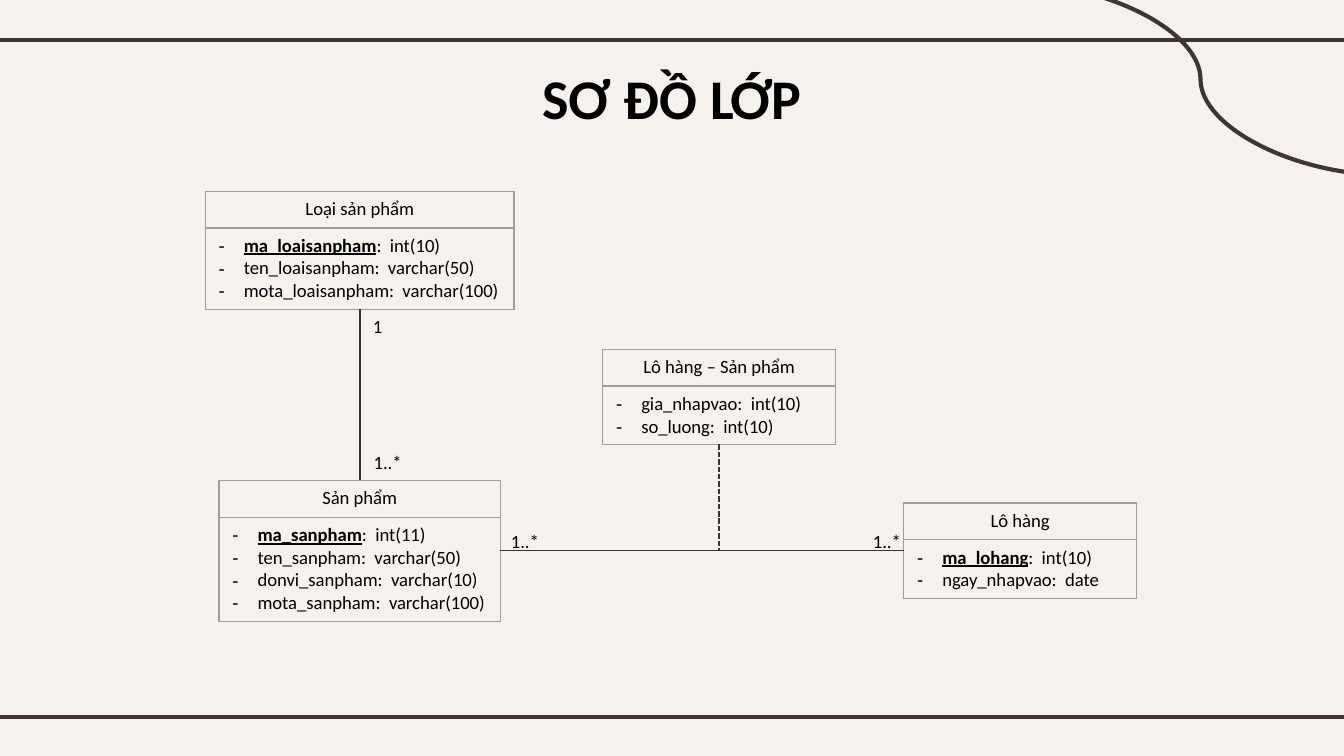
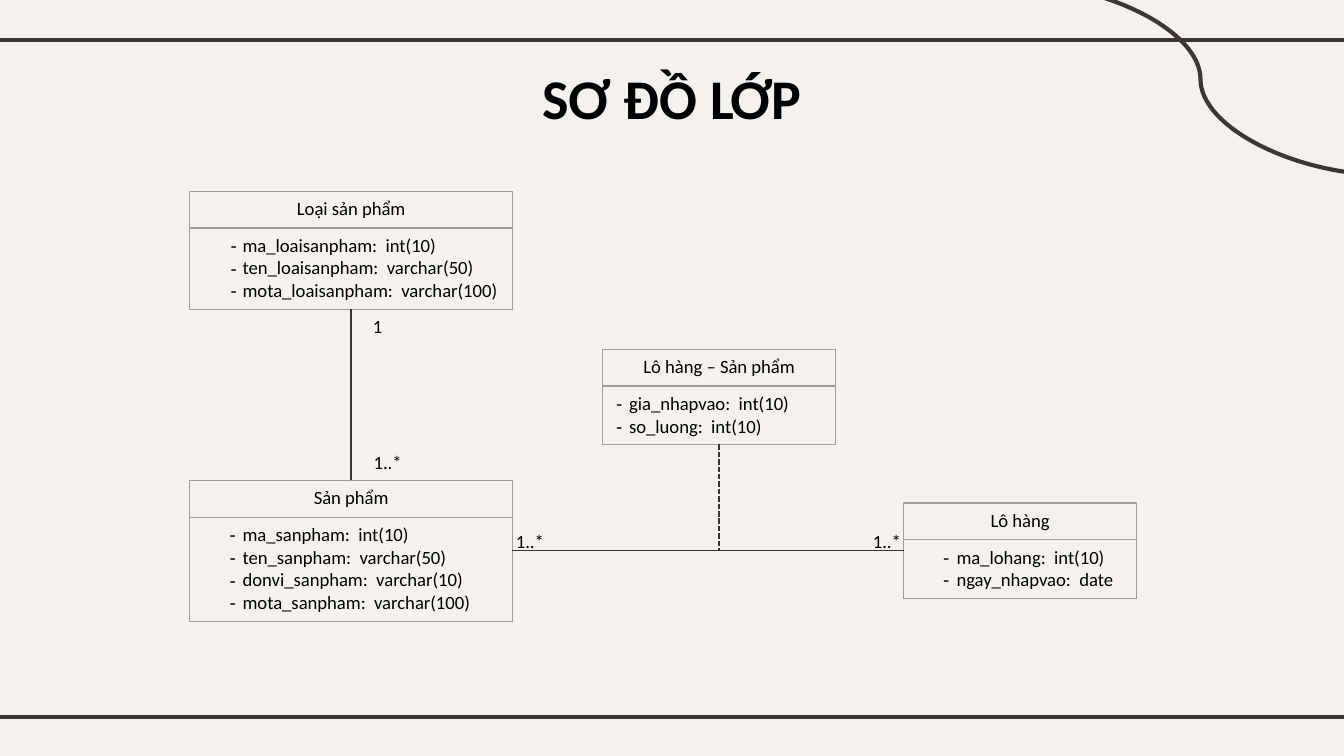
Before and after one commit to ngovinhhung2001/project.qtdlieu, a slide deck: slide 6 of Báo cáo QTDLiệu.pptx. Drawn at 1344x756 pixels with LibreOffice and Linux fonts; fonts in the diff are those of the drawing; background and template pictures are left out. Boxes give left, top, right and bottom in pixels: in the first picture for what was removed or moved away, otherwise in the second. Text is boxed around its words. In the diff, an @@ line names an element or a change of style, - is before the commit and + after.

```diff
--- a/Báo cáo QTDLiệu.pptx
+++ b/Báo cáo QTDLiệu.pptx
@@ table at (190, 191, 512, 308) @@
@@ bold off, underline off in "ma_loaisanpham:" @@
@@ indent changed @@
@@ table: place and size @@
-table at (206, 191, 515, 308)
+table at (190, 191, 512, 308)
@@ line moved from (360, 481) - (360, 309) to (351, 481) - (351, 309) @@
@@ table at (602, 349, 835, 445) @@
@@ indent changed @@
@@ table at (190, 481, 512, 621) @@
-row 2, column 1: ma_sanpham: int(11) / ten_sanpham: varchar(50) / donvi_sanpham: varchar(10) / mota_sanpham: varchar(100)
+row 2, column 1: ma_sanpham: int(10) / ten_sanpham: varchar(50) / donvi_sanpham: varchar(10) / mota_sanpham: varchar(100)
@@ table: place and size @@
-table at (219, 481, 500, 621)
+table at (190, 481, 512, 621)
@@ table at (903, 503, 1136, 598) @@
@@ bold off, underline off in "ma_lohang:" @@
@@ indent changed @@
@@ text "1..*": place and size @@
-text "1..*" at (511, 535, 539, 551)
+text "1..*" at (516, 535, 544, 551)
@@ line moved from (500, 551) - (903, 551) to (512, 551) - (903, 551) @@
```
Also in this commit, not shown: 20 slides added, 3 slides removed, 13 other files.
